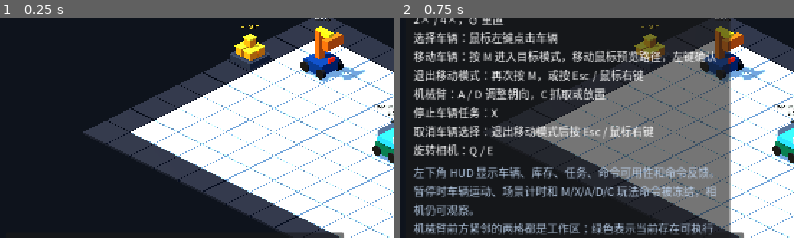
Above: before the commit, frames 1-2 (left to right).
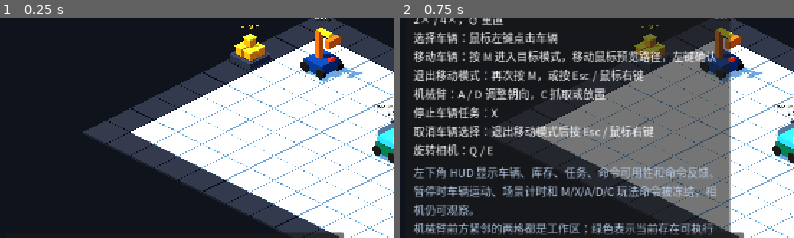
Above: after the commit, the same moments.

Repository: Ri0n72Y/automata
Game: Godot game, scene res://scenes/scene_01/scene_01_basic_packing.tscn
Two runs of this game, one before a commit and one after it. Both use one fixed random seed, a clock stepped at 60 frames per second and the inputs below.
Inputs:
- Up to frame 1 (0.25 s): no input
- Up to frame 2 (0.75 s): click "▶" at 0.5 s
The pictures show only the part of the screen within x 0-50%, y 16-66%; the shares and areas given below are measured in that part.

The runs differ from the first frame. In frame 1, 0.3% of the frame differs, in the area x 79-93%, y 3-29%; in frame 2, 0.3%.

Commit message:
[codex]refactor(scene-01): 收窄机械臂上部结构

Diff:
--- a/scenes/scene_01/vehicles/arm_vehicle_placeholder.tscn
+++ b/scenes/scene_01/vehicles/arm_vehicle_placeholder.tscn
@@ -40,16 +40,16 @@
 radial_segments = 20
 
 [sub_resource type="BoxMesh" id="ColumnMesh"]
-size = Vector3(0.22, 0.92, 0.22)
+size = Vector3(0.18, 0.92, 0.18)
 
 [sub_resource type="BoxMesh" id="BeamMesh"]
-size = Vector3(0.18, 0.18, 0.54)
+size = Vector3(0.14, 0.14, 0.5)
 
 [sub_resource type="BoxMesh" id="HeadMesh"]
-size = Vector3(0.67, 0.32, 0.22)
+size = Vector3(0.46, 0.26, 0.18)
 
 [sub_resource type="BoxMesh" id="MarkerMesh"]
-size = Vector3(0.23, 0.12, 0.11)
+size = Vector3(0.18, 0.1, 0.09)
 
 [sub_resource type="BoxShape3D" id="SelectionShape"]
 size = Vector3(0.91, 1.7, 0.91)
